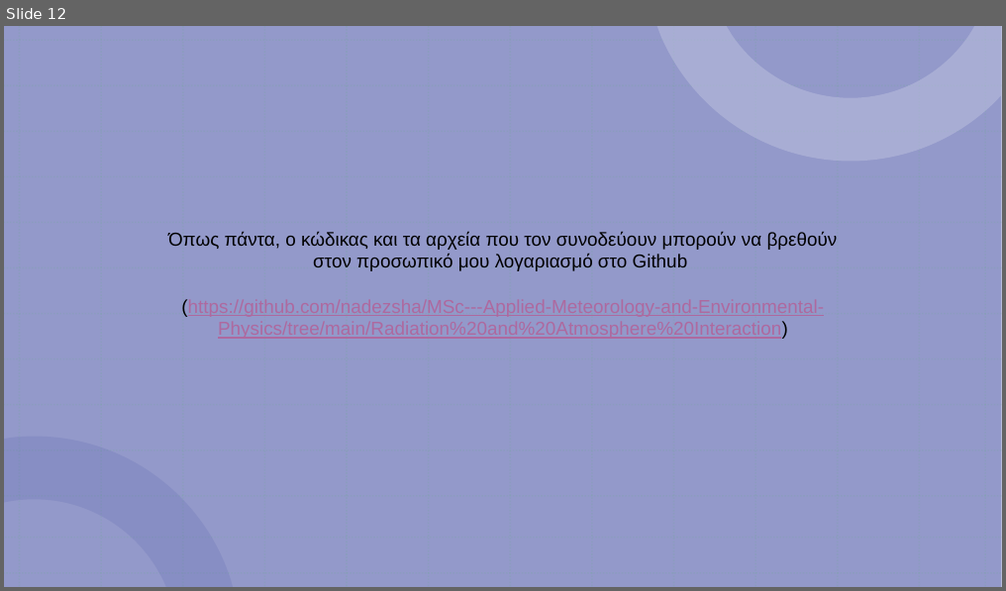
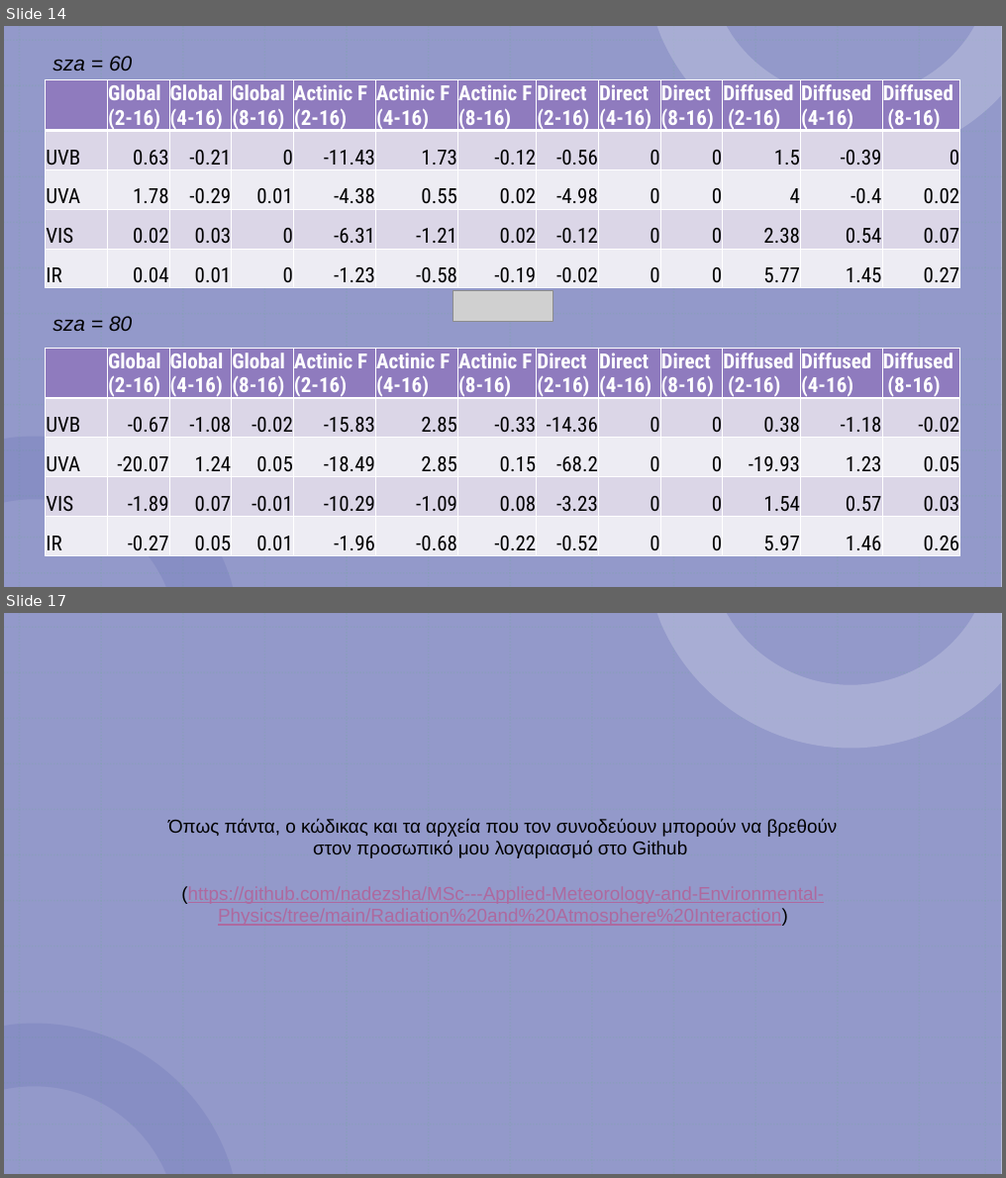
Before and after one commit to nadezsha/MSc---Applied-Meteorology-and-Environmental-Physics, a slide deck: Radiation and Atmosphere Interaction/Report 2/ΕργασίαΔύο.pptx. Shown one above the other, each under a label of ours: slide 12 before the commit, slides 14 and 17 after it; the slides between them are not shown. The pictures are 1006x591 and 1006x1178 pixels, drawn with LibreOffice and Linux fonts; fonts in the diff are those of the drawing; grey boxes stand for pictures. Boxes give left, top, right and bottom in pixels: in the first picture for what was removed or moved away, otherwise in the second. Text is boxed around its words. In the diff, an @@ line names an element or a change of style, - is before the commit and + after.

```diff
--- a/Radiation and Atmosphere Interaction/Report 2/ΕργασίαΔύο.pptx
+++ b/Radiation and Atmosphere Interaction/Report 2/ΕργασίαΔύο.pptx
@@ slide 14 added at bbox=[4, 26, 1002, 587], background #FFFFFF; not listed: 29 template elements that a slide beside it also shows @@
@@ table added at bbox=[46, 79, 960, 293], 5 rows, 13 columns @@
+ | Global (2-16) | Global (4-16) | Global (8-16) | Actinic F / (2-16) | Actinic F / (4-16) | Actinic F / (8-16) | Direct / (2-16) | Direct / (4-16) | Direct / (8-16) | Diffused / (2-16) | Diffused / (4-16) | Diffused / (8-16)
+UVB | 0.63 | -0.21 | 0 | -11.43 | 1.73 | -0.12 | -0.56 | 0 | 0 | 1.5 | -0.39 | 0
+UVA | 1.78 | -0.29 | 0.01 | -4.38 | 0.55 | 0.02 | -4.98 | 0 | 0 | 4 | -0.4 | 0.02
+VIS | 0.02 | 0.03 | 0 | -6.31 | -1.21 | 0.02 | -0.12 | 0 | 0 | 2.38 | 0.54 | 0.07
+IR | 0.04 | 0.01 | 0 | -1.23 | -0.58 | -0.19 | -0.02 | 0 | 0 | 5.77 | 1.45 | 0.27
@@ text added at bbox=[53, 56, 132, 71], 20 pt, text #000000, italic @@
+sza = 60
@@ picture added at bbox=[453, 291, 553, 322] @@
@@ text added at bbox=[53, 316, 132, 331], 20 pt, text #000000, italic @@
+sza = 80
@@ table added at bbox=[46, 348, 960, 556], 5 rows, 13 columns @@
+ | Global (2-16) | Global (4-16) | Global (8-16) | Actinic F / (2-16) | Actinic F / (4-16) | Actinic F / (8-16) | Direct / (2-16) | Direct / (4-16) | Direct / (8-16) | Diffused / (2-16) | Diffused / (4-16) | Diffused / (8-16)
+UVB | -0.67 | -1.08 | -0.02 | -15.83 | 2.85 | -0.33 | -14.36 | 0 | 0 | 0.38 | -1.18 | -0.02
+UVA | -20.07 | 1.24 | 0.05 | -18.49 | 2.85 | 0.15 | -68.2 | 0 | 0 | -19.93 | 1.23 | 0.05
+VIS | -1.89 | 0.07 | -0.01 | -10.29 | -1.09 | 0.08 | -3.23 | 0 | 0 | 1.54 | 0.57 | 0.03
+IR | -0.27 | 0.05 | 0.01 | -1.96 | -0.68 | -0.22 | -0.52 | 0 | 0 | 5.97 | 1.46 | 0.26
@@ what was slide 12 is now slide 17 @@
```
Also in this commit, not shown: 1 slide changed, 5 other slides added, 1 slide removed.
